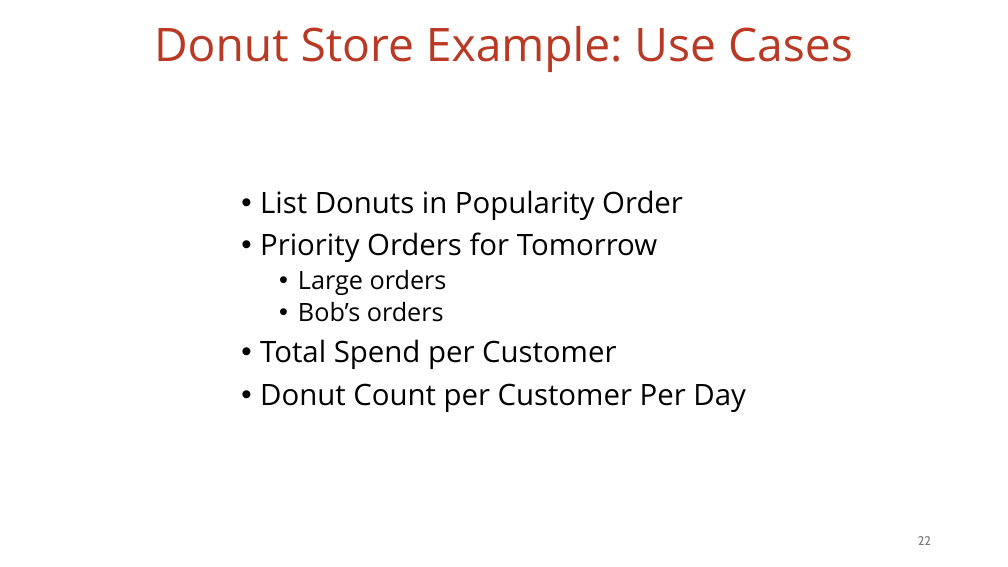
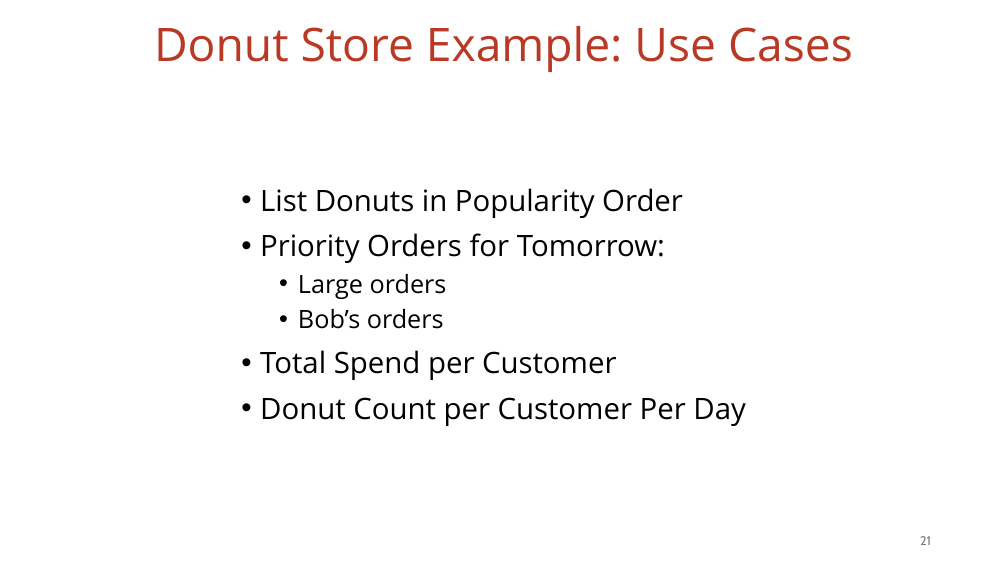
Before and after one commit to vmzakharov/missing-dataframe-talk, a slide deck: slide 21 of presentation/Missing_Dataframe_Short.pptx (slide 22 before the commit). Drawn at 1008x567 pixels with LibreOffice and Linux fonts; fonts in the diff are those of the drawing. Boxes give left, top, right and bottom in pixels: in the first picture for what was removed or moved away, otherwise in the second. Text is boxed around its words. In the diff, an @@ line names an element or a change of style, - is before the commit and + after.

```diff
--- a/presentation/Missing_Dataframe_Short.pptx
+++ b/presentation/Missing_Dataframe_Short.pptx
@@ text "List Donuts in Popularity Order" at bbox=[260, 188, 746, 426]: vertical alignment top to middle @@
@@ text at bbox=[260, 188, 746, 426]: line spacing 0.9 to 1 @@
@@ text at bbox=[260, 233, 665, 263]: text changed @@
-• Priority Orders for Tomorrow
+• Priority Orders for Tomorrow:
@@ page number at bbox=[920, 536, 931, 545]: text changed @@
-22
+21
```
Also in this commit, not shown: 19 other slides changed, 5 slides added, 1 slide removed, 1 other file.
